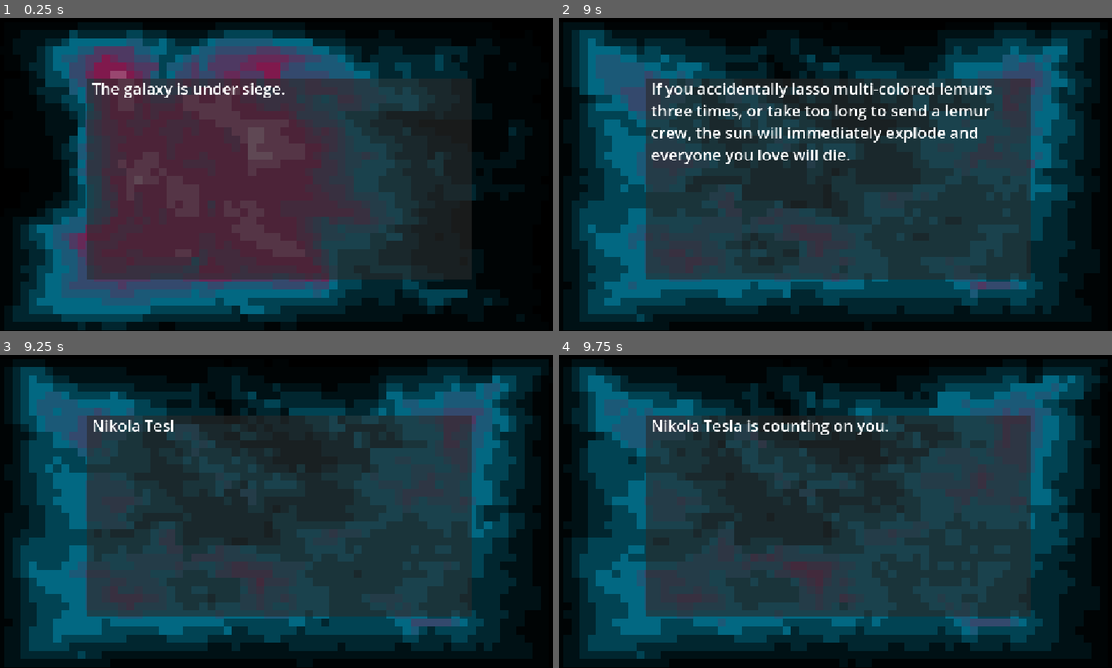
Above: before the commit, frames 1-4 (two rows, left to right).
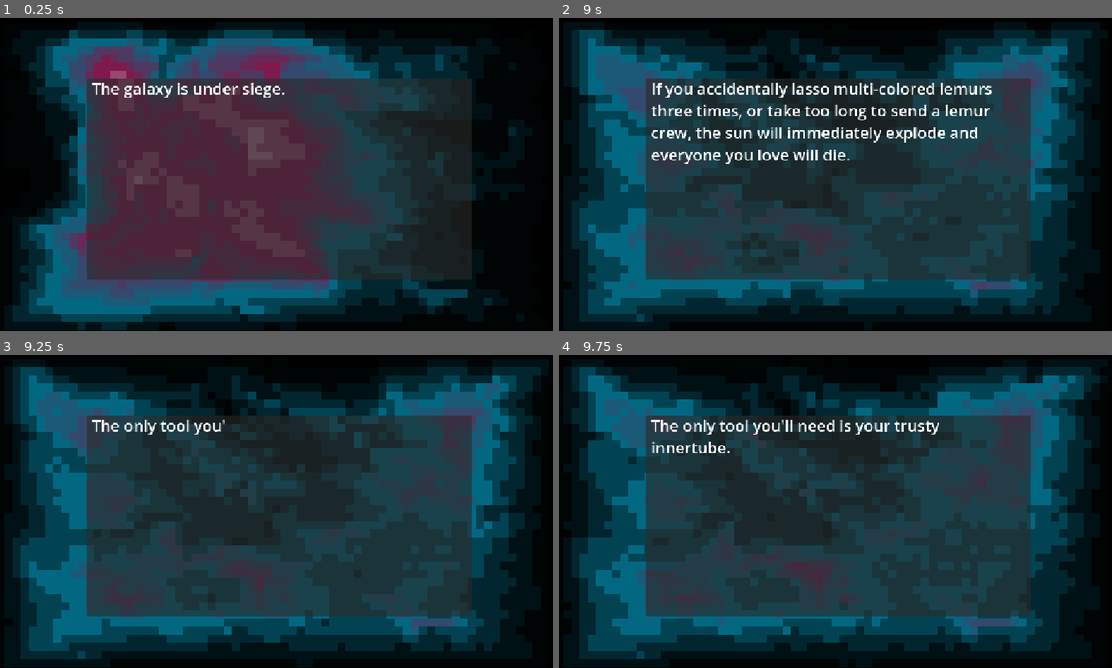
Above: after the commit, the same moments.

Repository: GarterSnake502/InnocentLemurs
Game: Godot game, scene res://Scenes/intro.tscn
Two runs of this game, one before a commit and one after it. Both use one fixed random seed, a clock stepped at 60 frames per second and the inputs below. This scene is started directly instead of the project's main scene.
Inputs (mouse positions are in pixels of both pictures, inside the frame that each line leads up to):
- Up to frame 1 (0.25 s): no input
- Up to frame 2 (9 s): tap Space at 0.5 s; move the mouse to (951, 155) at 0.52 s; click (951, 155) at 0.67 s; tap Enter (ui_accept) at 0.77, 1.52, 3.02, 3.77, 4.52, 6.02, 6.77, 7.52 s; move the mouse to (713, 187) at 1.27 s; click (713, 187) at 1.42 s; move the mouse to (885, 102) at 2.02 s; click (885, 102) at 2.17 s; move the mouse to (802, 237) at 2.77 s; click (802, 237) at 2.92 s; move the mouse to (1001, 221) at 3.52 s; click (1001, 221) at 3.67 s; move the mouse to (658, 124) at 4.27 s; click (658, 124) at 4.42 s; move the mouse to (857, 171) at 5.02 s; click (857, 171) at 5.17 s; move the mouse to (747, 93) at 5.77 s; click (747, 93) at 5.92 s; move the mouse to (951, 155) at 6.52 s; click (951, 155) at 6.67 s; move the mouse to (713, 187) at 7.27 s; click (713, 187) at 7.42 s; move the mouse to (885, 102) at 8.02 s; click (885, 102) at 8.17 s; move the mouse to (802, 237) at 8.77 s; click (802, 237) at 8.92 s
- Up to frame 3 (9.25 s): tap Enter (ui_accept) at 9.02 s
- Up to frame 4 (9.75 s): move the mouse to (1001, 558) at 9.52 s; click (1001, 558) at 9.67 s

Frames 1-2 are identical in both runs. In frame 3, 0.5% of the frame differs, in the area x 16-41%, y 20-26%; in frame 4, 1.3%, in the area x 16-69%, y 20-32%.

Commit message:
did the thing

Diff:
--- a/Scenes/Lemur.tscn
+++ b/Scenes/Lemur.tscn
@@ -47,6 +47,18 @@
 "update": 0,
 "values": [Color(1, 1, 1, 1)]
 }
+tracks/3/type = "value"
+tracks/3/imported = false
+tracks/3/enabled = true
+tracks/3/path = NodePath("Eyes:self_modulate")
+tracks/3/interp = 1
+tracks/3/loop_wrap = true
+tracks/3/keys = {
+"times": PackedFloat32Array(0),
+"transitions": PackedFloat32Array(1),
+"update": 0,
+"values": [Color(1, 1, 1, 1)]
+}
 
 [sub_resource type="Animation" id="Animation_5hki8"]
 resource_name = "die"
@@ -58,6 +70,18 @@
 tracks/0/loop_wrap = true
 tracks/0/keys = {
 "times": PackedFloat32Array(0, 0.25),
+"transitions": PackedFloat32Array(1, 1),
+"update": 0,
+"values": [Color(1, 1, 1, 1), Color(1, 1, 1, 0)]
+}
+tracks/1/type = "value"
+tracks/1/imported = false
+tracks/1/enabled = true
+tracks/1/path = NodePath("Eyes:self_modulate")
+tracks/1/interp = 1
+tracks/1/loop_wrap = true
+tracks/1/keys = {
+"times": PackedFloat32Array(0.28, 0.63),
 "transitions": PackedFloat32Array(1, 1),
 "update": 0,
 "values": [Color(1, 1, 1, 1), Color(1, 1, 1, 0)]
--- a/Scripts/intro.gd
+++ b/Scripts/intro.gd
@@ -10,6 +10,8 @@
 "Lemurs of different colors do not get along.",
 "[shake]Do not, under any circumstances, lasso lemurs of different colors together.[/shake]",
 "If you accidentally lasso multi-colored lemurs three times, or take too long to send a lemur crew, the sun will immediately explode and everyone you love will die.",
+"The only tool you'll need is your trusty innertube.",
+"With this device, you can bounce the lemurs, pushing them wherever you choose.",
 "Nikola Tesla is counting on you.",
 "And, well, the entire galaxy.",
 "Have fun :)"
Not shown: 1 places in Scenes/Lemur.tscn that only renumber resources
Not shown: 1 places in Scenes/intro.tscn that only renumber resources
